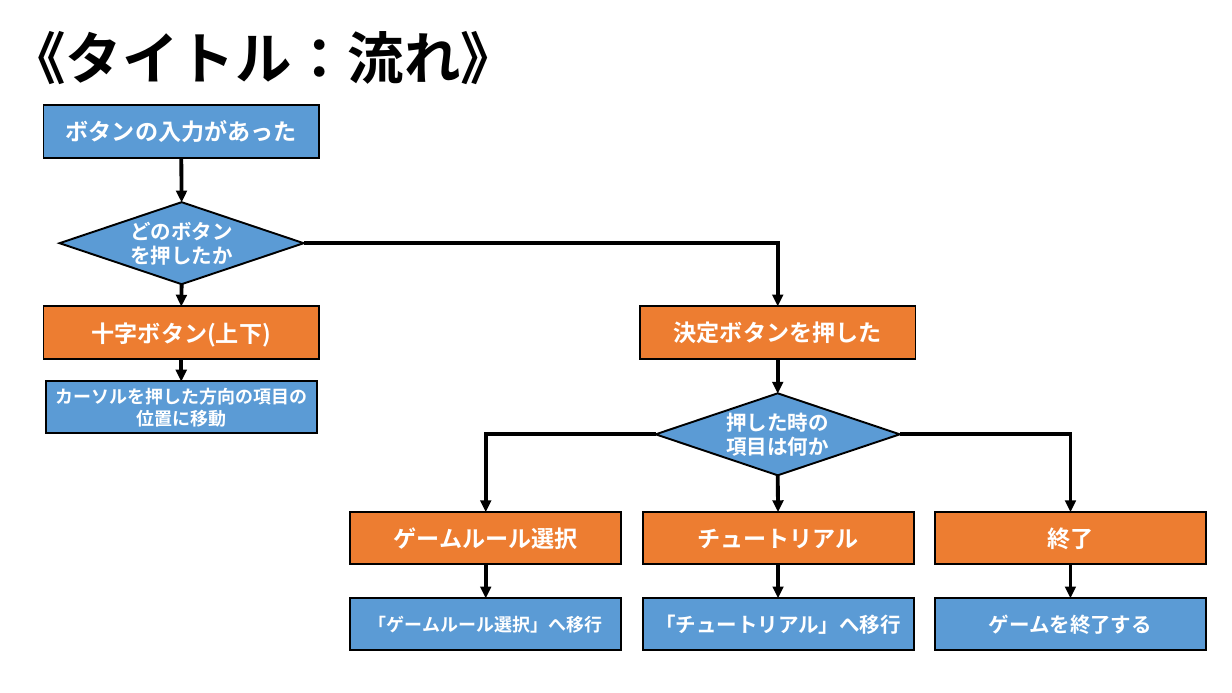
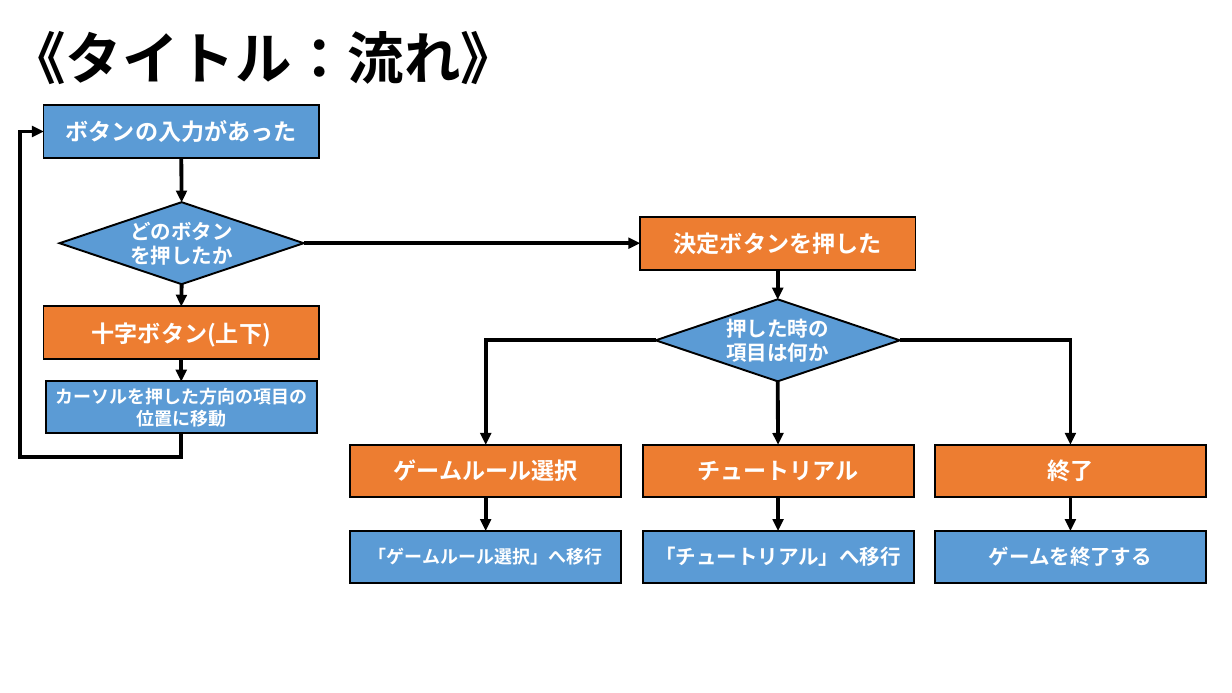
Before and after one commit to ARITA-MEIGEN/C-Team001, a slide deck: slide 6 of data/GS3_チーム2_仕様書.pptx. Drawn at 1232x693 pixels with LibreOffice and Linux fonts; fonts in the diff are those of the drawing; background and template pictures are left out. Boxes give left, top, right and bottom in pixels: in the first picture for what was removed or moved away, otherwise in the second. Text is boxed around its words. In the diff, an @@ line names an element or a change of style, - is before the commit and + after.

```diff
--- a/data/GS3_チーム2_仕様書.pptx
+++ b/data/GS3_チーム2_仕様書.pptx
@@ elbow arrow added from (181, 433) to (43, 131), #000000 3 pt @@
@@ rectangle "決定ボタンを押した": place and size @@
-rectangle "決定ボタンを押した" at box(640, 306, 916, 359)
+rectangle "決定ボタンを押した" at box(640, 217, 916, 270)
@@ elbow arrow removed from (304, 243) to (778, 306) @@
@@ arrow added from (304, 243) to (640, 243), #000000 3 pt @@
@@ diamond "押した時の項目は何か": place and size @@
-diamond "押した時の項目は何か" at box(656, 394, 900, 476)
+diamond "押した時の項目は何か" at box(656, 299, 900, 382)
@@ arrow moved from (778, 360) - (778, 394) to (778, 270) - (778, 299) @@
@@ elbow arrow moved from (656, 434) - (486, 512) to (656, 340) - (486, 445) @@
@@ elbow arrow moved from (900, 434) - (1071, 512) to (900, 340) - (1071, 445) @@
@@ arrow moved from (778, 475) - (778, 512) to (778, 382) - (778, 445) @@
@@ 3 arrows: place and size @@
-3 arrows at box(486, 564, 1071, 598)
+3 arrows at box(486, 496, 1071, 531)
@@ 6 rectangles: place and size @@
-6 rectangles at box(350, 512, 1206, 650)
+6 rectangles at box(350, 445, 1206, 582)
```
Also in this commit, not shown: 14 other slides changed.
